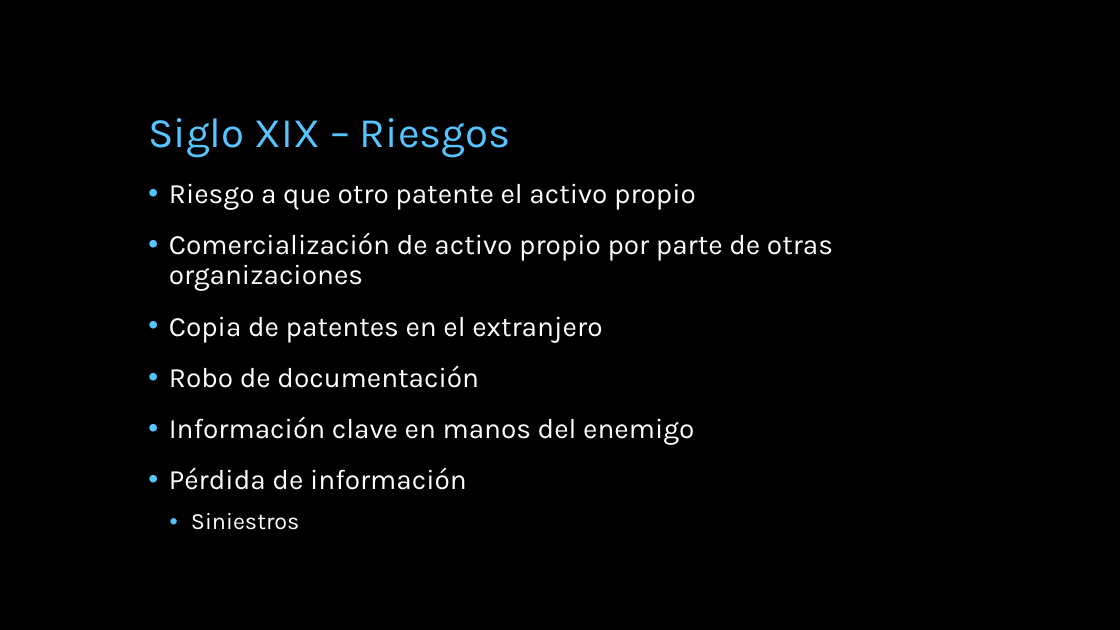
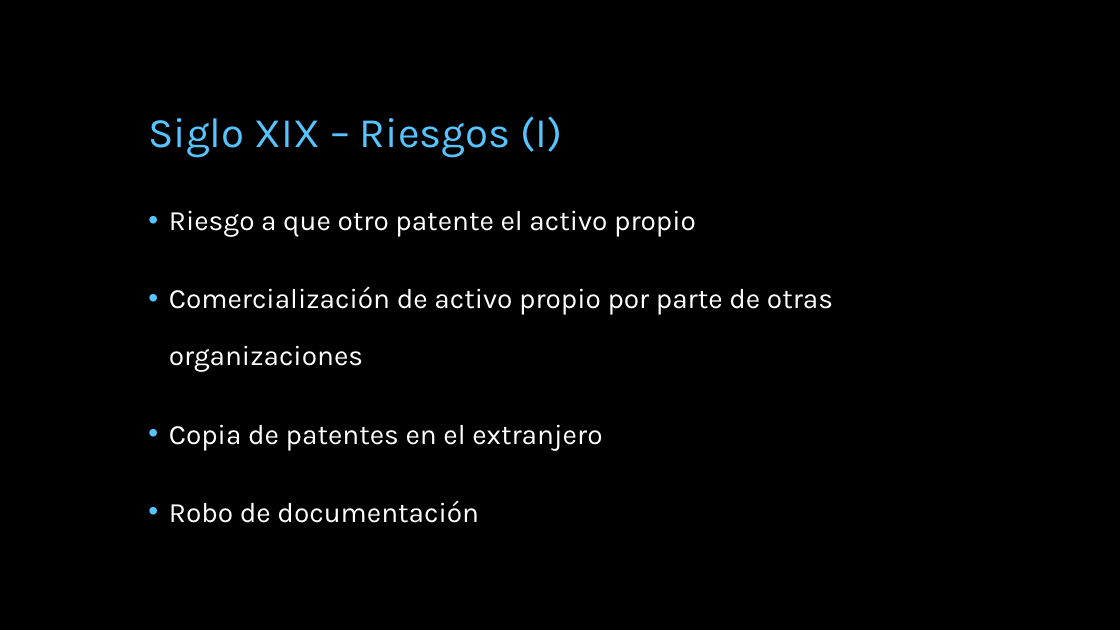
Before and after one commit to miparnisari/implantaciondesistemas, a slide deck: slide 22 of Presentacion/Fuga de Información.pptx. Drawn at 1120x630 pixels with LibreOffice and Linux fonts; fonts in the diff are those of the drawing; background and template pictures are left out. Boxes give left, top, right and bottom in pixels: in the first picture for what was removed or moved away, otherwise in the second. Text is boxed around its words. In the diff, an @@ line names an element or a change of style, - is before the commit and + after.

Commit message:
ultima modificación a riesgos y casos del siglo xix

```diff
--- a/Presentacion/Fuga de Información.pptx
+++ b/Presentacion/Fuga de Información.pptx
@@ title at [148, 116, 562, 158]: text changed @@
-Siglo XIX – Riesgos
+Siglo XIX – Riesgos (I)
@@ text "Riesgo a que otro patente ..." at [169, 210, 833, 523]: line spacing 0.9 to 1.7 @@
@@ text at [169, 416, 694, 530]: paragraphs removed @@
-• Información clave en manos del enemigo
-• Pérdida de información
-  • Siniestros
```
Also in this commit, not shown: 2 other slides changed, 2 slides added.
